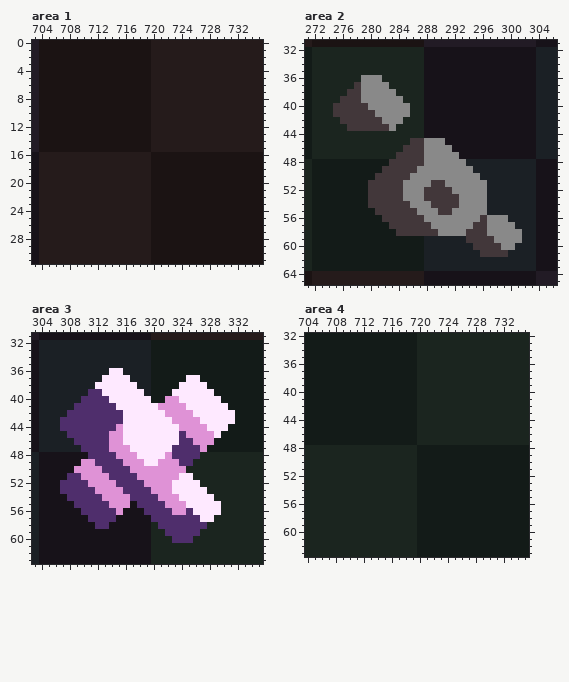
Two states of a pixel-art file, assets/sprites/atlas/small-stuff-atlas.ase. The picture above is the old version.
736x736 pixels, 1 frame. Colours within 5 levels of each other are drawn and written as one. Shown: area 1: x 703..735, y 0..31; area 2: x 271..306, y 31..65; area 3: x 303..335, y 31..63; area 4: x 704..735, y 32..63. The commit also changed other parts of the picture, which this record leaves out.
After the commit:
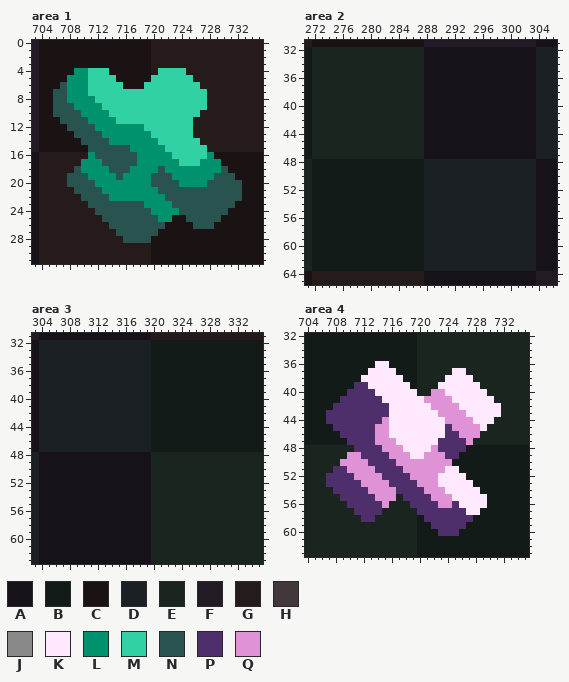
Palette (. is transparent): A #171219  B #131b18  C #1b1313  D #1b2025  E #1b251f  F #221b25  G #251b1b  H #42373a  J #898989  K #fee9ff  L #00926c  M #32d1a3  N #28534f  P #4f2e6c  Q #df92d6
The exact change:
Changed rows in their new state; - is an unchanged pixel.
Area 1, layer "Layer 2":
first column x 706:
 4 ---LLMMM-------MMMM--------
 5 --LLLMMMM-----MMMMMM-------
 6 -NLLLMMMMM---MMMMMMMM------
 7 NNLLLMMMMMMMMMMMMMMMMM-----
 8 NNLLLLMMMMMMMMMMMMMMMM-----
 9 NNNLLLLMMMMMMMMMMMMMMM-----
10 NNNNLLLLMMMMMMMMMMMMM------
11 -NNNNLLLLMMMMMMMMMMM-------
12 --NNNNLLLLLLLMMMMMMM-------
13 ---NNNNLLLLLLLMMMMMM-------
14 ----NNNNLLLLLLLMMMMMM------
15 -----NNNNNNLLLLLMMMMMM-----
16 -----LNNNNNNLLLLLMMMMML----
17 ----LLLNNNNNLLLLLLMMMLLL---
18 ---NLLLLNNNLLLLNLLLLLLLLN--
19 --NNNLLLLNLLLLNNNLLLLLLNNN-
20 --NNNNLLLLLLLLNNNNLLLLNNNNN
21 ---NNNNLLLLLLLLNNNNNNNNNNNN
22 ----NNNNLLLLLLLLNNNNNNNNNNN
23 -----NNNNNNNNLLLLNNNNNNNNN-
24 ------NNNNNNNNLLLLNNNNNNN--
25 -------NNNNNNNNLL--NNNNN---
26 --------NNNNNNNN----NNN----
27 ---------NNNNNN------------
28 ----------NNNN-------------
Area 2, layer "Layer 2":
first column x 275:
36 ----EEE--------------------
37 ---EEEEE-------------------
38 --EEEEEEE------------------
39 -EEEEEEEEE-----------------
40 EEEEEEEEEEE----------------
41 EEEEEEEEEEE----------------
42 -EEEEEEEEE-----------------
43 --EEEEEEE------------------
45 -----------EEAAA-----------
46 ----------EEEAAAA----------
47 ---------EEEEAAAAA---------
48 --------BBBBBDDDDDD--------
49 -------BBBBBBDDDDDDD-------
50 ------BBBBBBBDDDDDDDD------
51 -----BBBBBBBBDDDDDDDDD-----
52 -----BBBBBBBBDDDDDDDDD-----
53 -----BBBBBBBBDDDDDDDDD-----
54 -----BBBBBBBBDDDDDDDDD-----
55 ------BBBBBBBDDDDDDDDD-----
56 -------BBBBBBDDDDDDDDDDDD--
57 --------BBBBBDDDDDDDDDDDDD-
58 ---------BBBBDDDDDDDDDDDDDD
59 -------------------DDDDDDDD
60 --------------------DDDDDD-
61 ---------------------DDDD--
Area 3, layer "Layer 2":
first column x 307:
36 -------DD----------------
37 ------DDDD--------BB-----
38 -----DDDDDD------BBBB----
39 ----DDDDDDDD----BBBBBB---
40 ---DDDDDDDDDD--BBBBBBBB--
41 --DDDDDDDDDDDBBBBBBBBBBB-
42 -DDDDDDDDDDDDBBBBBBBBBBBB
43 DDDDDDDDDDDDDBBBBBBBBBBBB
44 DDDDDDDDDDDDDBBBBBBBBBBB-
45 -DDDDDDDDDDDDBBBBBBBBBB--
46 --DDDDDDDDDDDBBBBBBBBB---
47 ---DDDDDDDDDDBBBBBBBB----
48 ----AAAAAAAAAEEEEEEE-----
49 ---AAAAAAAAAAEEEEEE------
50 --AAAAAAAAAAAEEEEE-------
51 -AAAAAAAAAAAAEEEEEE------
52 AAAAAAAAAAAAAEEEEEEE-----
53 AAAAAAAAAAAAAEEEEEEEE----
54 -AAAAAAAAAAAAEEEEEEEEE---
55 --AAAAAAAA-AAEEEEEEEEEE--
56 ---AAAAAA---AEEEEEEEEEE--
57 ----AAAA-----EEEEEEEEE---
58 -----AA-------EEEEEEE----
59 ---------------EEEEE-----
60 ----------------EEE------
Area 4, layer "Layer 2":
first column x 707:
36 -------KK----------------
37 ------KKKK--------KK-----
38 -----KKKKKK------KKKK----
39 ----PPKKKKKK----KKKKKK---
40 ---PPPPKKKKKK--QQKKKKKK--
41 --PPPPPPKKKKKKQQQQKKKKKK-
42 -PPPPPPPPKKKKKKQQQQKKKKKK
43 PPPPPPPPPKKKKKKKQQQQKKKKK
44 PPPPPPPPQKKKKKKKKQQQQKKK-
45 -PPPPPPQQKKKKKKKKPQQQQK--
46 --PPPPPQQKKKKKKKKPPQQQ---
47 ---PPPPQQQKKKKKKPPPPQ----
48 ----PPPPQQQKKKKQPPPP-----
49 ---QQPPPPQQQKKQQQPP------
50 --QQQQPPPPQQQQQQQQ-------
51 -PPQQQQPPPPQQQQQQKK------
52 PPPPQQQQPPPPQQQQKKKK-----
53 PPPPPQQQQPPPPQQQKKKKK----
54 -PPPPPQQQQPPPPQQQKKKKK---
55 --PPPPPQQQ-PPPPQQQKKKKK--
56 ---PPPPPQ---PPPPQQPKKKK--
57 ----PPPP-----PPPPPPPKK---
58 -----PP-------PPPPPPP----
59 ---------------PPPPP-----
60 ----------------PPP------
Where, in picture pixels (left, top, right, bottom), the same in both pictures:
changed: (53, 68, 242, 243)
changed: (333, 75, 522, 257)
changed: (60, 368, 235, 543)
changed: (326, 361, 501, 536)
